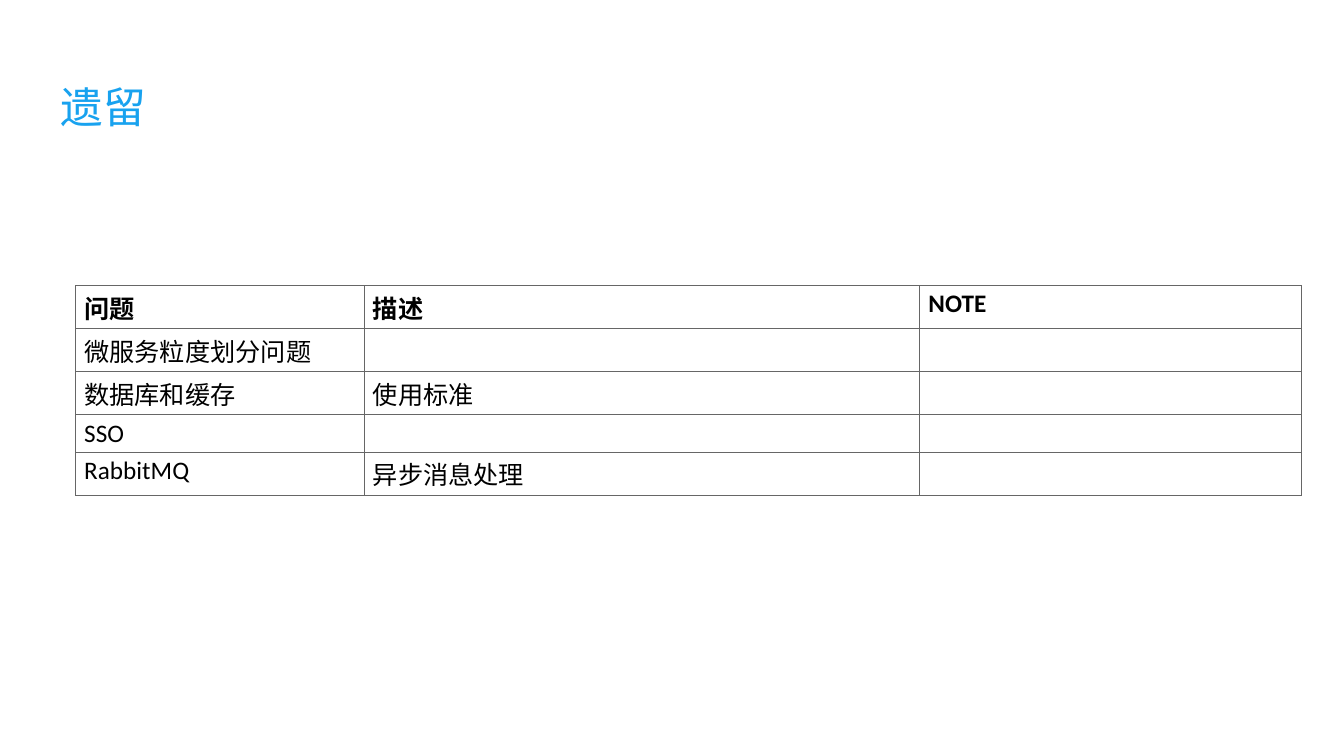
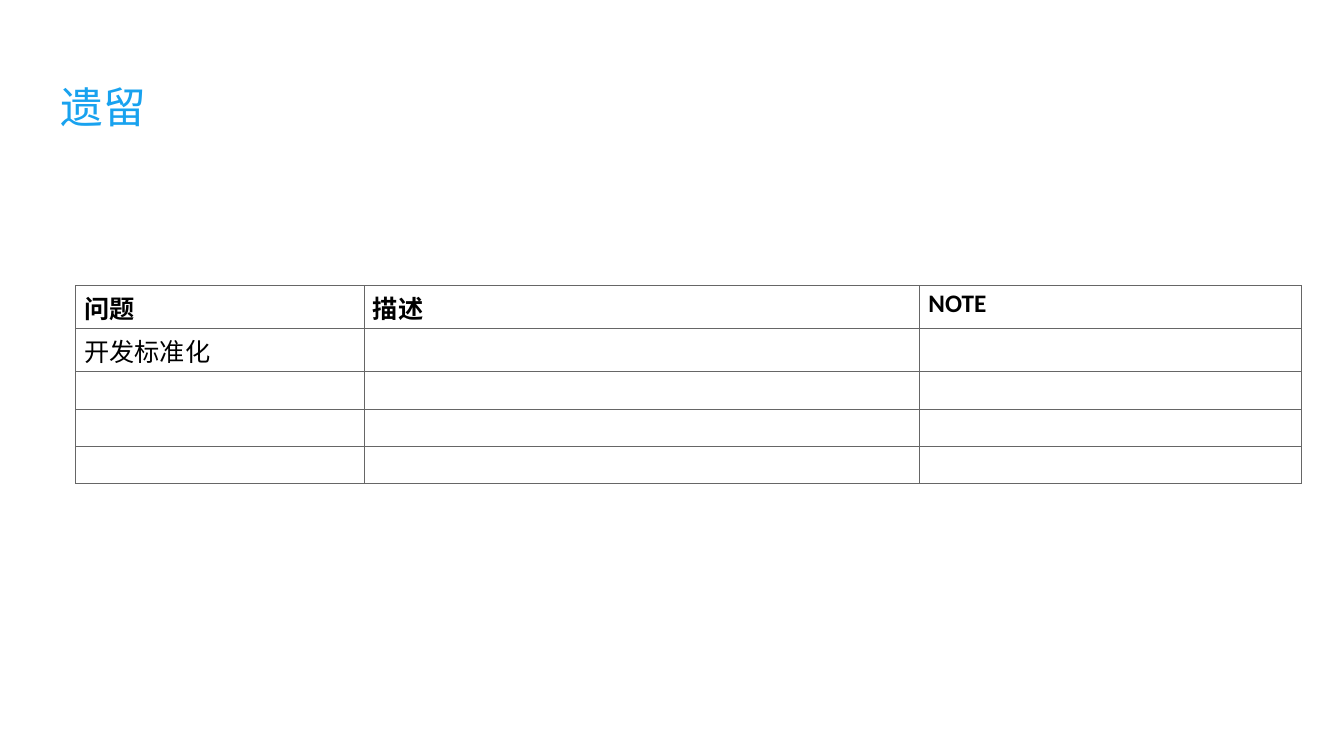
Before and after one commit to kuailewangzi1212/docs, a slide deck: slide 13 of ionic/ionic.pptx (slide 9 before the commit). Drawn at 1344x756 pixels with LibreOffice and Linux fonts; fonts in the diff are those of the drawing. Boxes give left, top, right and bottom in pixels: in the first picture for what was removed or moved away, otherwise in the second. Text is boxed around its words. In the diff, an @@ line names an element or a change of style, - is before the commit and + after.

```diff
--- a/ionic/ionic.pptx
+++ b/ionic/ionic.pptx
@@ table at box(76, 286, 1302, 473) @@
-row 2, column 1: 微服务粒度划分问题
+row 2, column 1: 开发标准化
-row 3, column 1: 数据库和缓存
+row 3, column 1: 
-row 3, column 2: 使用标准
+row 3, column 2: 
-row 4, column 1: SSO
+row 4, column 1: 
-row 5, column 1: RabbitMQ
+row 5, column 1: 
-row 5, column 2: 异步消息处理
+row 5, column 2: 
```
Also in this commit, not shown: 3 other slides changed, 5 slides added, 1 slide removed, 3 other files.
